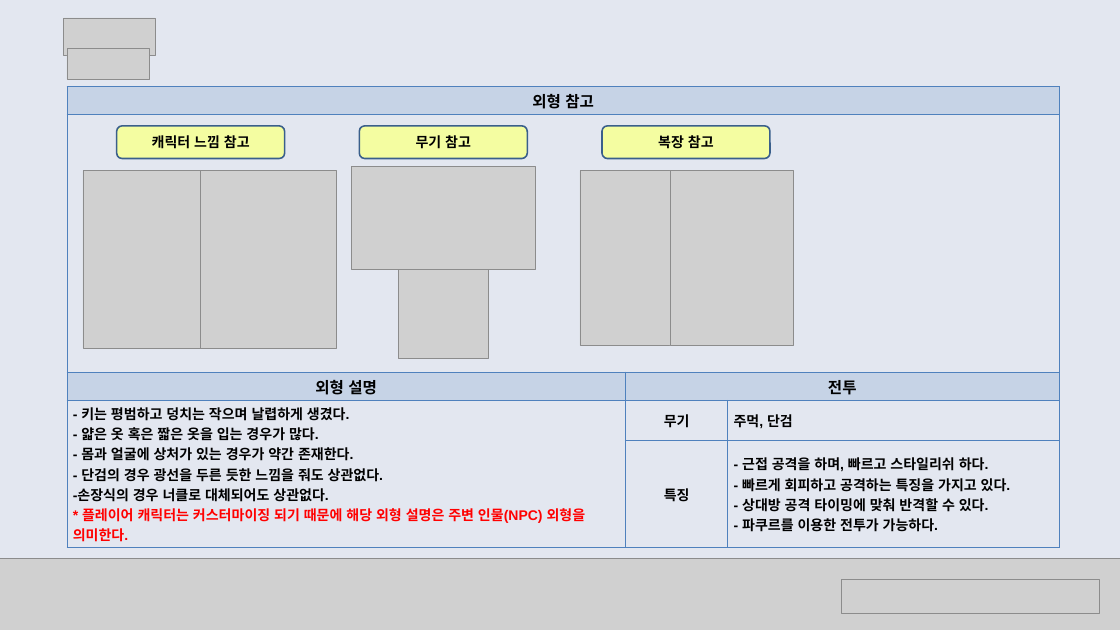
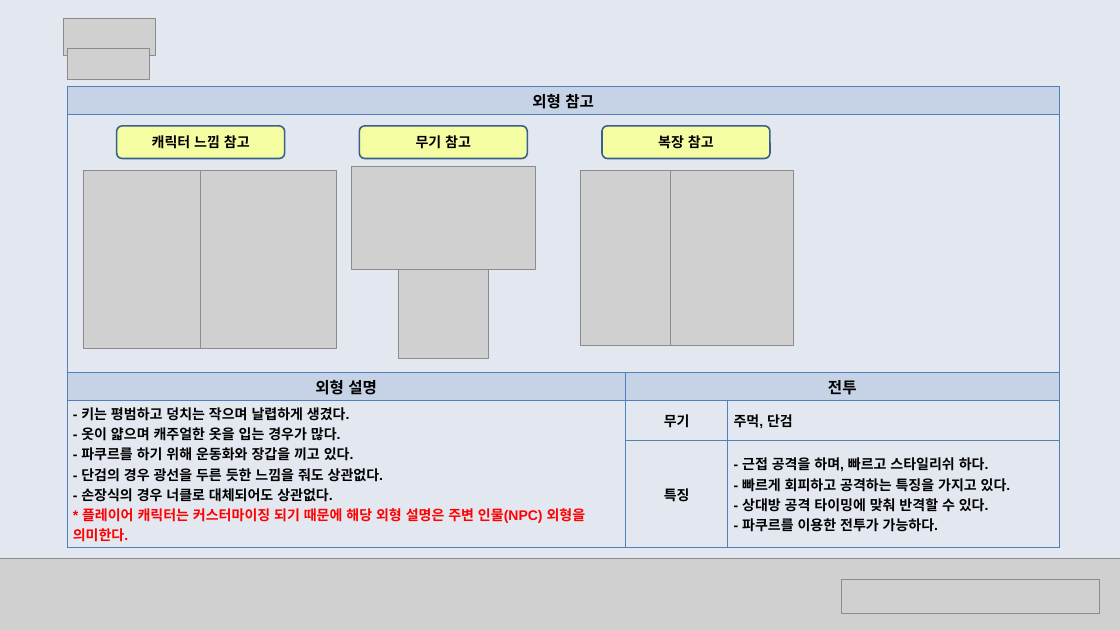
Before and after one commit to burperring/Gameproposal, a slide deck: slide 5 of 기획서/PROJECT_DC 전투 타입 컨셉 기획서.pptx. Drawn at 1120x630 pixels with LibreOffice and Linux fonts; fonts in the diff are those of the drawing; grey boxes stand for pictures. Boxes give left, top, right and bottom in pixels: in the first picture for what was removed or moved away, otherwise in the second. Text is boxed around its words. In the diff, an @@ line names an element or a change of style, - is before the commit and + after.

```diff
--- a/기획서/PROJECT_DC 전투 타입 컨셉 기획서.pptx
+++ b/기획서/PROJECT_DC 전투 타입 컨셉 기획서.pptx
@@ table at <box>67,87,1060,546</box> @@
-row 4, column 1: - 키는 평범하고 덩치는 작으며 날렵하게 생겼다. / - 얇은 옷 혹은 짧은 옷을 입는 경우가 많다. / - 몸과 얼굴에 상처가 있는 경우가 약간 존재한다. / - 단검의 경우 광선을 두른 듯한 느낌을 줘도 상관없다. / -손장식의 경우 너클로 대체되어도 상관없다. / * 플레이어 캐릭터는 커스터마이징 되기 때문에 해당 외형 설명은 주변 인물(NPC) 외형을 의미한다.
+row 4, column 1: - 키는 평범하고 덩치는 작으며 날렵하게 생겼다. / - 옷이 얇으며 캐주얼한 옷을 입는 경우가 많다. / - 파쿠르를 하기 위해 운동화와 장갑을 끼고 있다. / - 단검의 경우 광선을 두른 듯한 느낌을 줘도 상관없다. / - 손장식의 경우 너클로 대체되어도 상관없다. / * 플레이어 캐릭터는 커스터마이징 되기 때문에 해당 외형 설명은 주변 인물(NPC) 외형을 의미한다.
```
Also in this commit, not shown: 3 other slides changed, 1 slide removed.
